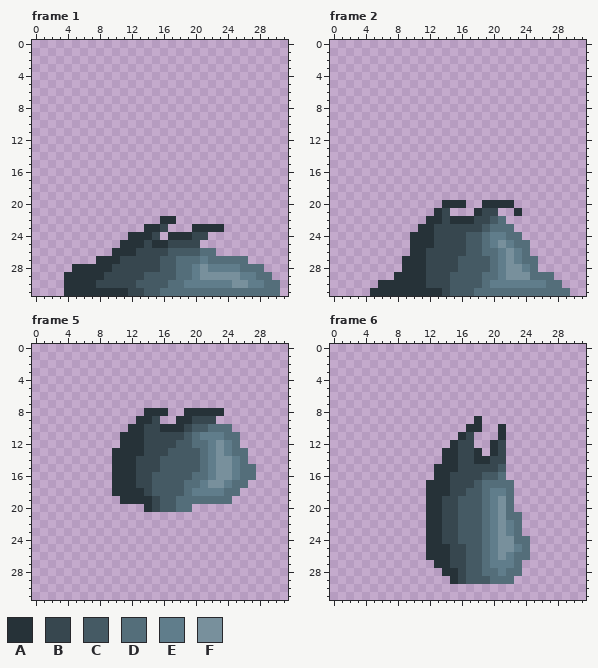
A pixel-art file gets an edit: Aseprite/Enemies/Slime/slime_jump.aseprite. This is how it looked before the edit.
64x64 pixels, 8 frames. Shown: frame 1, frame 2, frame 5, frame 6. The old version is drawn lined up with the new one, on the new canvas. The commit also changed other frames, which this record leaves out.
Palette (. is transparent): A #263238  B #37474f  C #455a64  D #546e7a  E #607d8b  F #78909c
Pixels before, frame 1, first column x 4:
22 ............AA.............
23 ..........AAB...AAAA.......
24 ........AAAB.AAABB.........
25 .......AAABAABBBB..........
26 ......AAABBBBCCCCDD........
27 ....AAABBBBBCCDDDEDDDDD....
28 .AAAAABBBBBBCCDDEFEEEEDDD..
29 AAAAABBBBBCCCCDDEFFFFFEEDD.
30 AAAABBBBBCCCCDDEEEEEEFFEEDD
31 AAAAAAAABBCCDDDDDDDDDDDDDDD
Pixels before, frame 2, first column x 5:
20 .........AAA..AAAA.......
21 ........AB...ABB..A......
22 .......AABAAABBCD........
23 ......AABBBBBBCDDD.......
24 .....AAABBBBCCDEEDD......
25 .....AAABBBBCCDEFEDD.....
26 .....AABBBBBCCDDEFED.....
27 ....AAABBBBCCCCDEFEDD....
28 ....AAABBBBCCCCDEFFED....
29 ...AAAABBBCCCCDDEFFFDDD..
30 .AAAAAABBBCCCCDEEEEEEEDD.
31 AAAAAAAAABCCCDDDDDDDDDDDD
Pixels before, frame 5, first column x 10:
 8 ....AAA..AAAAA....
 9 ...AAB..AABBB.....
10 ..AABBAAABCCDDD...
11 .AAABBBBBCDEEEDD..
12 .AAABBBBCCDDEFED..
13 AAAABBBCCCCDEFEDD.
14 AAABBBCCCCCDEFFED.
15 AAABBBCCCCCDEFFEDD
16 AAABBCCCCCDDEFFEDD
17 AAABBCCCCDDEFFEDD.
18 AAAABCCCCDEEEEDD..
19 .AAAABCCDDDDDDD...
20 ....ABCCDD........
Pixels before, frame 6, first column x 12:
 9 ......A......
10 .....AA..A...
11 ....AB...A...
12 ...ABB..AB...
13 ..AABBA.AB...
14 ..AABBAABB...
15 .AAABBBBBC...
16 .AABBBBCCD...
17 AAABBBCDDDD..
18 AAABBCCDEED..
19 AABBCCCDEFD..
20 AABBCCCDEFD..
21 AABBCCCDEFDD.
22 AABBCCCDEFED.
23 AABBCCCDEFED.
24 AABBCCCDEFFDD
25 AAABBCCDEFFED
26 AAABBCCDEFEDD
27 .AABBCCDEEED.
28 ..AABCCDDEDD.
29 ...ABCCCDDD..
The result:
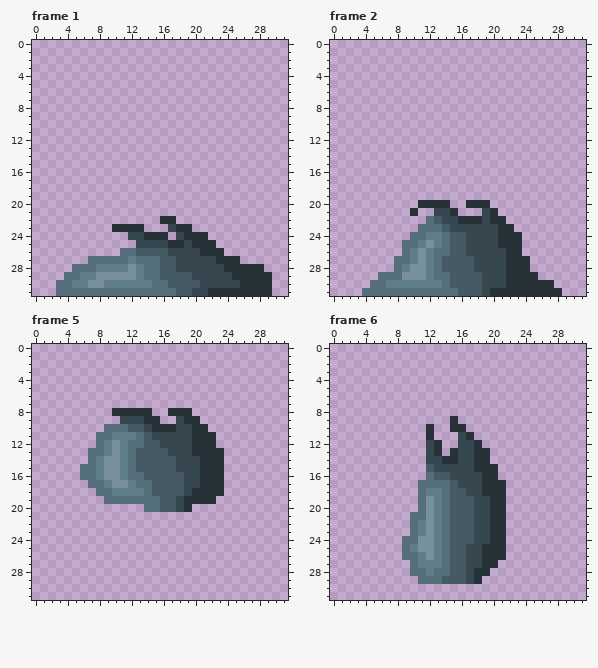
Change:
canvas 64x64 -> 32x32, the old top-left corner now at -14,-16 (the part of the old canvas that was cut away was empty and is not shown)
Changed rows in their new state; - is an unchanged pixel.
Frame 1:
first column x 3:
23 -------AAAA...BAA....-------
24 ---------BB-AA.B-AA---------
25 --------..B-BBAA-AAA--------
26 -------.DDCCCCBBBBAAA-------
27 ----DDDDDEDDD--BBBBBAAA.----
28 --DDDEEEEFEDD--BBBBBBAAAAA--
29 -DDEEFFFFFEDD--CCBBBBBAAAAA-
30 DDEEFFEEEEEEDDCCCCBBBBBAAAA.
31 DDDDDDDDDDDDD--CCBBAAAAAAAA.
Frame 2:
first column x 4:
20 -------AAA-..AA-...-------
21 ------A--B-A--.-A--.------
22 --------DC-B--A-AA--------
23 -------DDDC----BBAA-------
24 ------DDEEDCCBBBBAAA------
25 -----DDEFEDCCBBBBAAA.-----
26 -----DEFEDDCCBBBBBAA.-----
27 ----DDEFEDCC--BBBBAAA.----
28 ----DEFFEDCC--BBBBAAA.----
29 --DDDFFFEDD----BBBAAAA..--
30 -DDEEEEEEED----BBBAAAAAA.-
31 DDDDDDDDDDDD--CBAAAAAAAAA.
Frame 5:
first column x 6:
 8 ----AAAA-..AA-....----
 9 -----BBB-A--B-A..-----
10 ---DDDCC-A--B-AA...---
11 --DDEEEDC----BAAA...--
12 --DEFEDDCC--BBAAA...--
13 -DDEFEDCCCCBBBAAAA...-
14 -DEFFEDCCC--BBBAAA...-
15 DDEFFEDCCC--BBBAAA....
16 DDEFFEDDC----BBAAA....
17 -DDEFFEDD----BBAAA...-
18 --DDEEEED----BAAAA..--
19 ---DDDDDDD--BAAAA..---
20 --------DD--BA--------
Frame 6:
first column x 9:
 9 ------A--.------
10 ---A--AA..--.---
11 ---A---BA---.---
12 ---BA-.--A-..---
13 ---BA.----A..---
14 ---BB------..---
15 ---CBBB--AAA.---
16 ---DCC----AA.---
17 --DDDDC--BAAA.--
18 --DEEDCCBBAAA.--
19 --DFEDC--BBAA.--
20 --DFEDC--BBAA.--
21 -DDFEDC--BBAA..-
22 -DEFEDC--BBAA..-
23 -DEFEDC--BBAA..-
24 DDFFEDC--BBAA...
25 DEFFEDCCBBAAA...
26 DDEFEDCCBBAAA...
27 -DEEEDCCBBAA...-
28 -DDEDDCCBAA....-
29 --DDDCCCBA....--
Changed places in both pictures, as pixel boxes (x1, y1, x2, y2):
changed: (56, 224, 280, 296)
changed: (362, 200, 570, 296)
changed: (80, 408, 256, 512)
changed: (402, 416, 530, 584)
